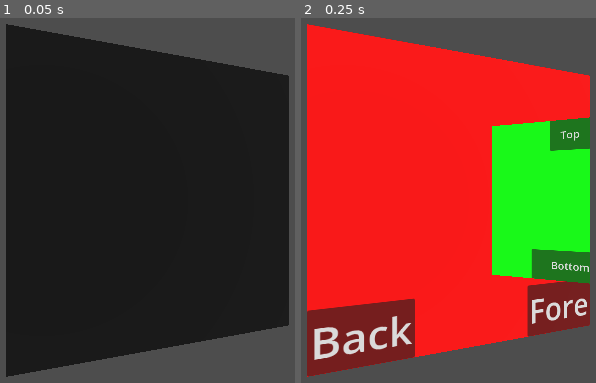
Above: before the commit, frames 1-2 (left to right).
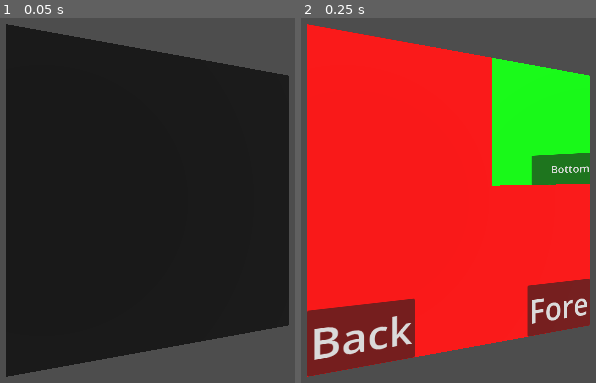
Above: after the commit, the same moments.

Repository: rakkarage/test-clip
Game: Godot game, scene res://Test.tscn
The game is run twice, just before and just after one commit, with the same random seed, the same clock (stepped at 60 frames per second) and the same inputs.
Inputs:
- Up to frame 1 (0.05 s): no input
- Up to frame 2 (0.25 s): no input

Frame 1 is identical in both runs. In frame 2, 16% of the frame differs, in the area x 64-98%, y 10-73%.

Commit message:
works for diag mask

Diff:
--- a/QuadMask.gdshader
+++ b/QuadMask.gdshader
@@ -4,34 +4,46 @@
 uniform mat4 mask_transform = mat4(1.0);
 uniform vec2 mask_size = vec2(1.0);
 
-varying vec2 mask_min;
-varying vec2 mask_max;
-
 const int NUM_CORNERS = 4;
+varying vec4 mask_corners[NUM_CORNERS];
 
 void vertex() {
-	mat4 clip_space = PROJECTION_MATRIX * VIEW_MATRIX * mask_transform;
 	vec2 half_size = mask_size * 0.5;
 	vec4 corners[NUM_CORNERS] = {
-		clip_space * vec4(-half_size.x, -half_size.y, 0.0, 1.0),
-		clip_space * vec4(half_size.x, -half_size.y, 0.0, 1.0),
-		clip_space * vec4(half_size.x, half_size.y, 0.0, 1.0),
-		clip_space * vec4(-half_size.x, half_size.y, 0.0, 1.0)
+		vec4(-half_size.x, -half_size.y, 0.0, 1.0),
+		vec4(half_size.x, -half_size.y, 0.0, 1.0),
+		vec4(half_size.x, half_size.y, 0.0, 1.0),
+		vec4(-half_size.x, half_size.y, 0.0, 1.0)
 	};
-	mask_min = vec2(1.0);
-	mask_max = vec2(-1.0);
+
 	for (int i = 0; i < NUM_CORNERS; i++) {
-		vec2 corner = corners[i].xy / corners[i].w;
-		mask_min = min(mask_min, corner);
-		mask_max = max(mask_max, corner);
+		mask_corners[i] = PROJECTION_MATRIX * VIEW_MATRIX * mask_transform * corners[i];
 	}
+}
+
+bool point_in_triangle(vec2 p, vec2 a, vec2 b, vec2 c) {
+	vec2 v0 = c - a, v1 = b - a, v2 = p - a;
+	float den = v0.x * v1.y - v1.x * v0.y;
+	float v = (v2.x * v1.y - v1.x * v2.y) / den;
+	float w = (v0.x * v2.y - v2.x * v0.y) / den;
+	float u = 1.0 - v - w;
+	return u >= 0.0 && v >= 0.0 && w >= 0.0;
 }
 
 void fragment() {
 	vec2 clip_pos = SCREEN_UV * 2.0 - 1.0;
-	if (any(lessThan(clip_pos, mask_min)) || any(greaterThan(clip_pos, mask_max))) {
+
+	bool inside = point_in_triangle(clip_pos, mask_corners[0].xy / mask_corners[0].w,
+											  mask_corners[1].xy / mask_corners[1].w,
+											  mask_corners[2].xy / mask_corners[2].w) ||
+				  point_in_triangle(clip_pos, mask_corners[0].xy / mask_corners[0].w,
+											  mask_corners[2].xy / mask_corners[2].w,
+											  mask_corners[3].xy / mask_corners[3].w);
+
+	if (!inside) {
 		discard;
 	}
+
 	vec4 tex_color = texture(texture, UV);
 	ALBEDO = tex_color.rgb;
 	ALPHA = tex_color.a;
--- a/Test.tscn
+++ b/Test.tscn
@@ -66,7 +66,7 @@
 
 [node name="Masked" type="MeshInstance3D" parent="."]
 unique_name_in_owner = true
-transform = Transform3D(0.939693, 0, -0.34202, 0, 1, 0, 0.34202, 0, 0.939693, 0.3, 0, 0.1)
+transform = Transform3D(0.939693, 0, -0.34202, 0, 1, 0, 0.34202, 0, 0.939693, 0.3, 0.3, 0.1)
 mesh = SubResource("QuadMesh_phyhs")
 surface_material_override/0 = SubResource("ShaderMaterial_0eajx")
 script = ExtResource("2_psppb")
